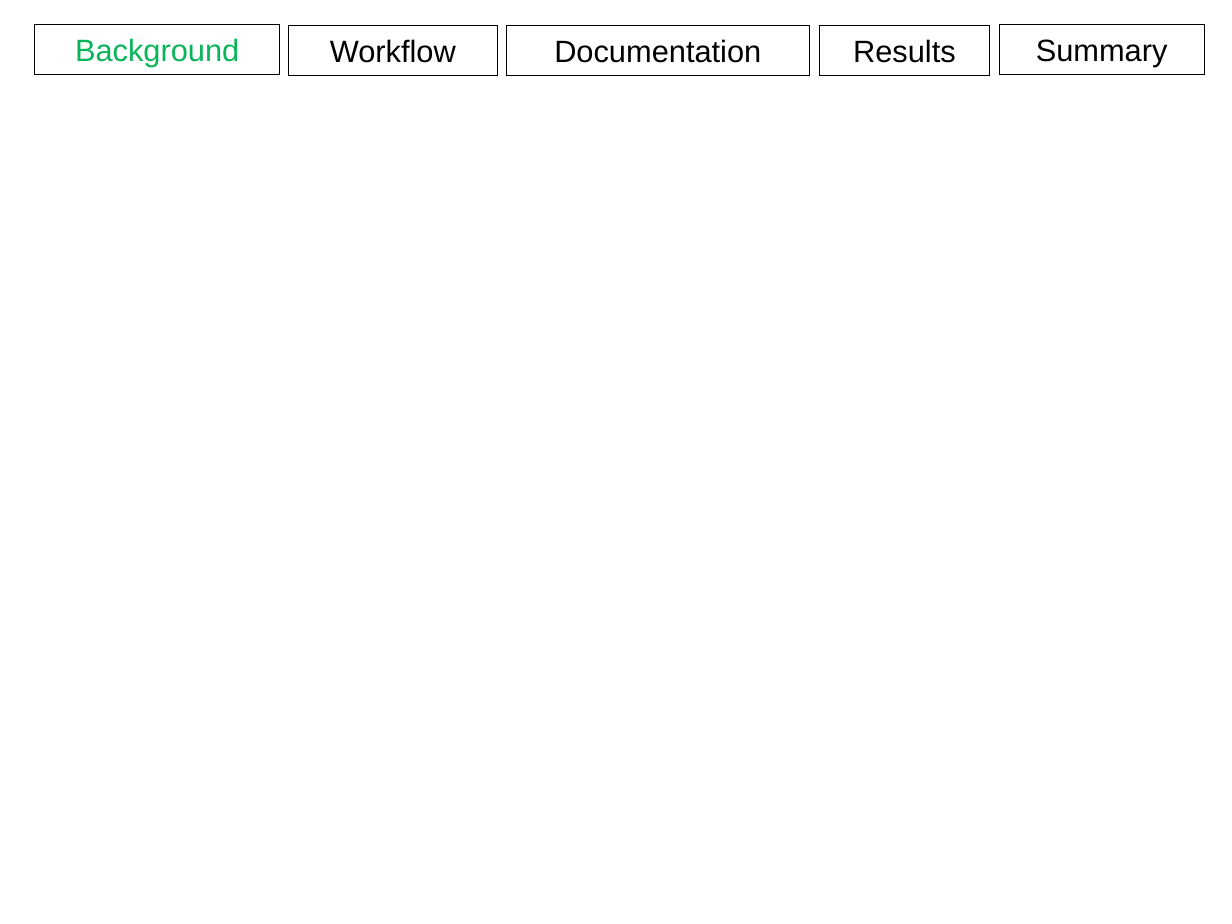
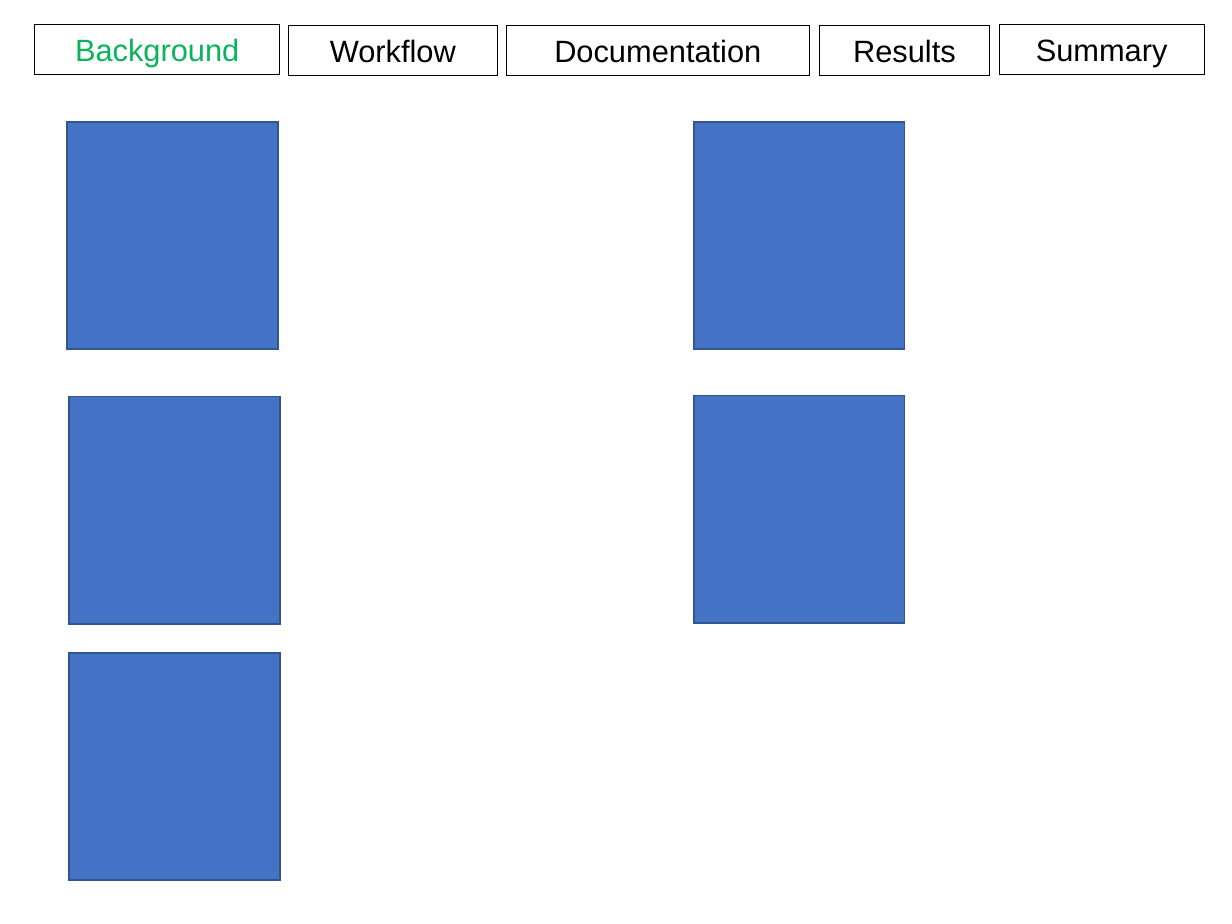
Before and after one commit to aweeger/BCB546X_FinalGroup, a slide deck: slide 2 of Presentation.pptx. Drawn at 1232x924 pixels with LibreOffice and Linux fonts; fonts in the diff are those of the drawing. Boxes give left, top, right and bottom in pixels: in the first picture for what was removed or moved away, otherwise in the second. Text is boxed around its words. In the diff, an @@ line names an element or a change of style, - is before the commit and + after.

```diff
--- a/Presentation.pptx
+++ b/Presentation.pptx
@@ rectangle added at [67, 122, 277, 349], fill #4472C4, outline #325491 1 pt @@
@@ rectangle added at [694, 122, 904, 349], fill #4472C4, outline #325491 1 pt @@
@@ rectangle added at [69, 397, 280, 623], fill #4472C4, outline #325491 1 pt @@
@@ rectangle added at [694, 395, 904, 622], fill #4472C4, outline #325491 1 pt @@
@@ rectangle added at [69, 653, 280, 880], fill #4472C4, outline #325491 1 pt @@
```
Also in this commit, not shown: 18 other slides changed, 2 slides removed, 1 other file.
